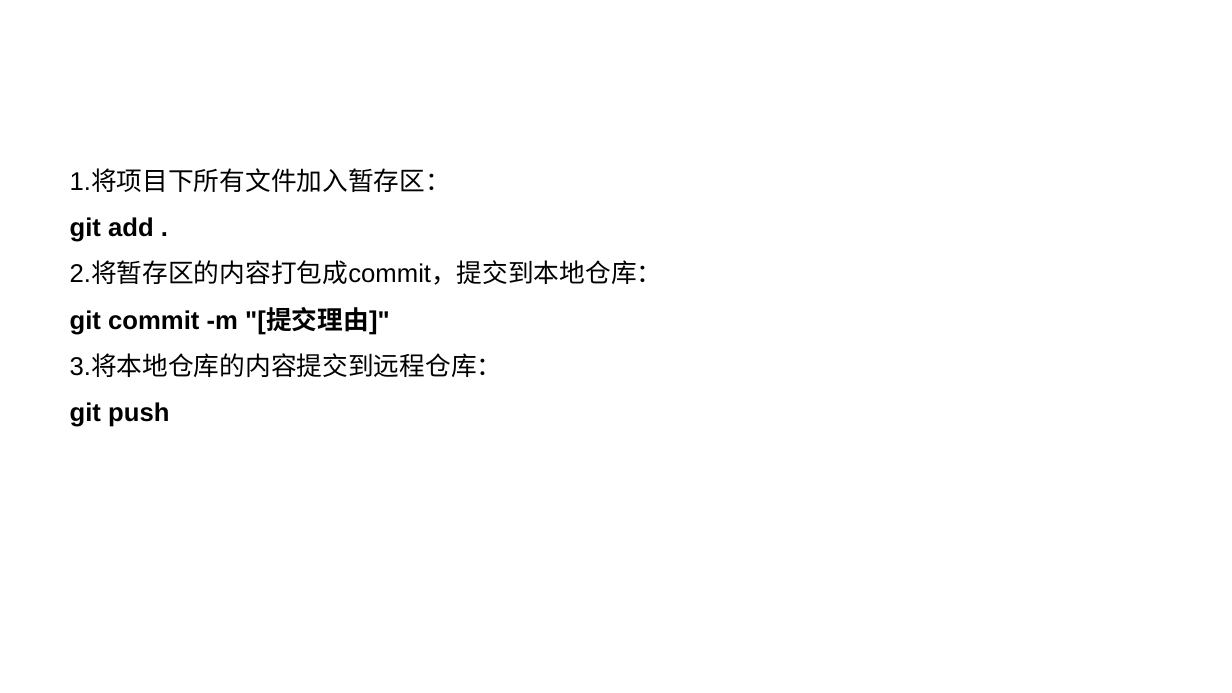
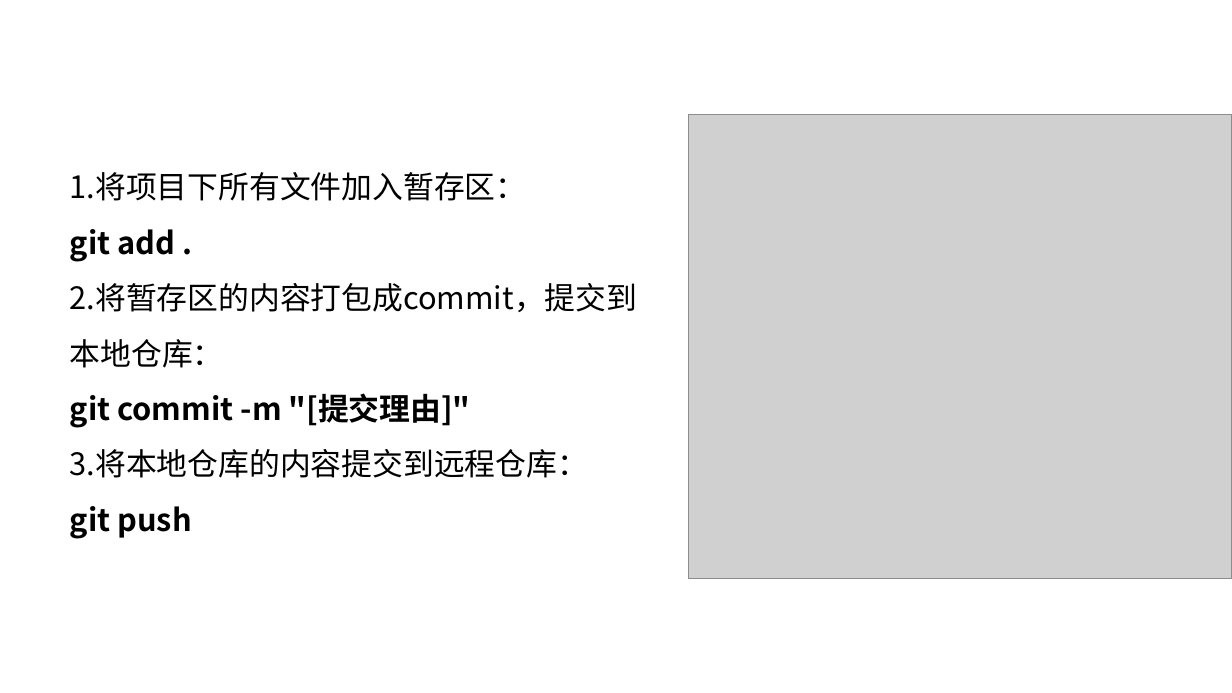
Before and after one commit to BUAAVolunteer/BUAAVolunteer-Learn, a slide deck: slide 11 of 教学文档/01 开发准备/01 Git操作ppt.pptx. Drawn at 1232x693 pixels with LibreOffice and Linux fonts; fonts in the diff are those of the drawing; grey boxes stand for pictures; background and template pictures are left out. Boxes give left, top, right and bottom in pixels: in the first picture for what was removed or moved away, otherwise in the second. Text is boxed around its words. In the diff, an @@ line names an element or a change of style, - is before the commit and + after.

```diff
--- a/教学文档/01 开发准备/01 Git操作ppt.pptx
+++ b/教学文档/01 开发准备/01 Git操作ppt.pptx
@@ picture added at bbox=[689, 114, 1232, 579] @@
@@ text "1.将项目下所有文件加入暂存区：" at bbox=[70, 172, 638, 539]: size 20 to 24 pt, font Arial to Noto Sans CJK SC @@
```
Also in this commit, not shown: 2 other slides changed, 4 other files.
